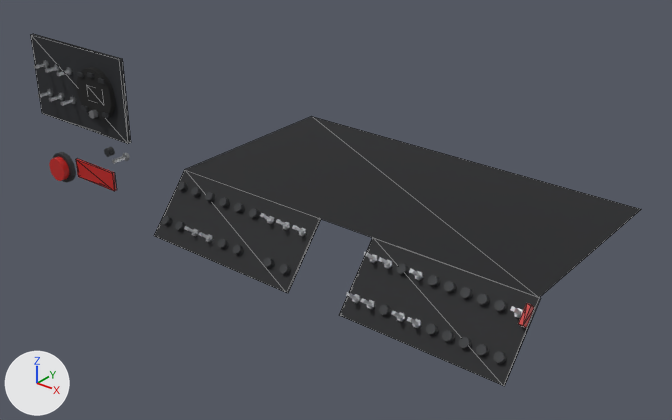
The glTF model blender/cab_llaves.glb: old version first, new version second.
Rendered twice from a 50 mm lens placed at (0.691, -1.771, 1.473), pointed at (-0.085, -0.802, 0.872). Arrows for +X, +Y and +Z are at lower left; the lights stay in place. The picture after the commit comes second. Mesh edges are drawn as thin lines on the coarser meshes. Vertices at exactly the same position are counted once.

In view in the first picture: 'frds_placa', 'llaves_bisel', 'llaves_caratula', 'llaves_metal', 'llaves_tablero', 'panel_der', 'panel_izq', 'salvo_placa' and 18 more.
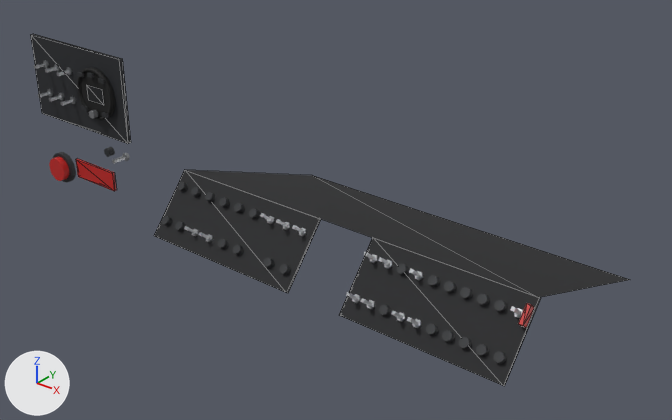
Pixel boxes [x1, y1, x2, y2] of what changed, in the pictures (672 x 420 px):
'llaves_tablero', reshaped (30% shorter): before [185, 116, 641, 297]; after [187, 170, 630, 297]

Diff of the bpy script that builds the scene:
```diff
--- a/blender/cab_llaves.glb.py
+++ b/blender/cab_llaves.glb.py
@@ me_llaves_tablero @@
 # used by ob_llaves_tablero; location = (0.0, 0.0, 0.0)
-me_llaves_tablero.from_pydata(...)  # 10 vertices, 6 faces; spans x -0.3..0.295, y -0.901..-0.601, z 0.909..0.912
-me_llaves_tablero.vertices[0].co = (-0.3, -0.601, 0.912)  # pixel (311, 116)
-me_llaves_tablero.vertices[1].co = (0.295, -0.601, 0.912)  # pixel (641, 209)
+me_llaves_tablero.from_pydata(...)  # 10 vertices, 6 faces; spans x -0.3..0.295, y -0.901..-0.601, z 0.8..0.912
+# me_llaves_tablero part 1
+me_llaves_tablero.vertices[0].co = (-0.3, -0.601, 0.8)  # pixel (312, 175)
+me_llaves_tablero.vertices[1].co = (0.295, -0.601, 0.8)  # pixel (630, 279)
 me_llaves_tablero.materials.append(mat_cab_tablero)
```
